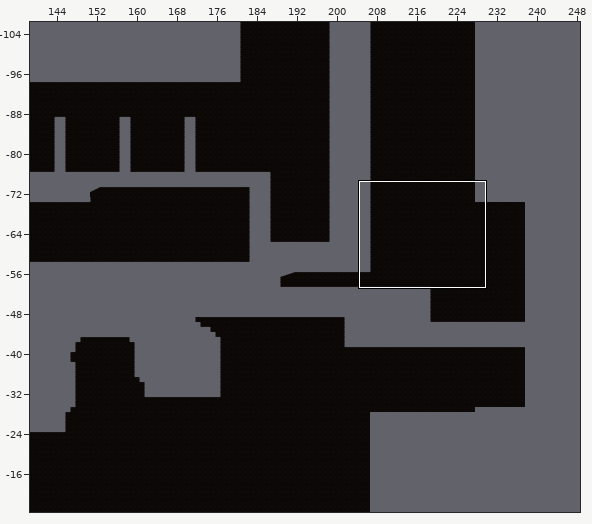
An edit to a level. Tiled map, Assets/Tiled/Level1TileMap/map1-2-1.tmx. Above: a wide view before the commit, with the close-up outlined.
Close-up. Before the commit:
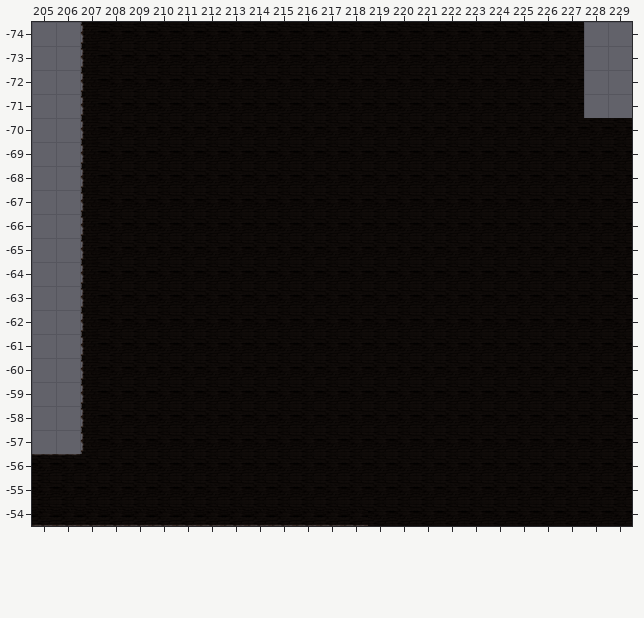
Cells are 256x256 px. Shown: x 205..229, y -74..-54. The commit also changed other parts of the map, which this record leaves out.
After:
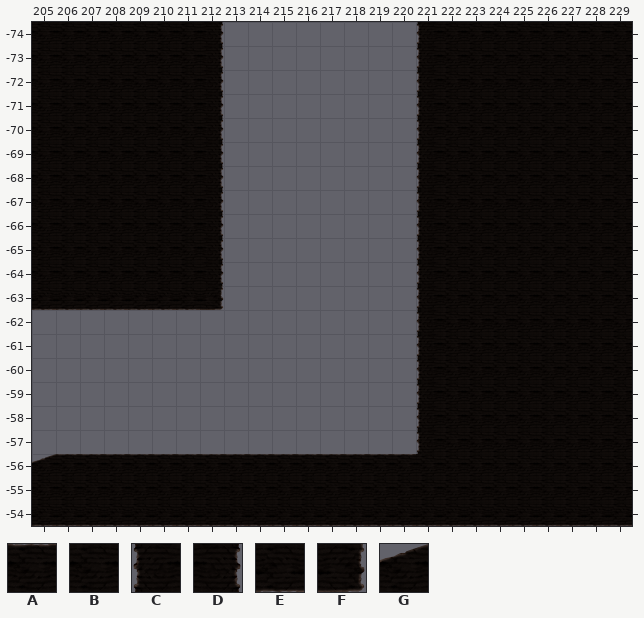
Key: from "Level1 Tileset": A 0, B 8, C 9, D 10, E 16, F 18, G 26.
_ is an empty cell.
Edits made:
Layer "ground":
y -74..-71: x 205..207 __C -> BBB; x 212..221 BBBBBBBBBB -> D________C; x 228..229 __ -> BB
y -70..-64: x 205..207 __C -> BBB; x 212..221 BBBBBBBBBB -> D________C
y -63: x 205..221 __CBBBBBBBBBBBBBB -> EEEEEEEF________C
y -62..-57: x 207..221 CBBBBBBBBBBBBBB -> ______________C
y -56: x 205 A -> G; x 207..220 BBBBBBBBBBBBBB -> AAAAAAAAAAAAAA
y -54: x 219..229 BBBBBBBBBBB -> EEEEEEEEEEE
Boxes around the changes in both close-ups, in picture pixels (x1, y1, x2, y2):
changed: (32, 22, 430, 463)
added: (584, 22, 632, 118)
changed: (368, 510, 632, 526)
